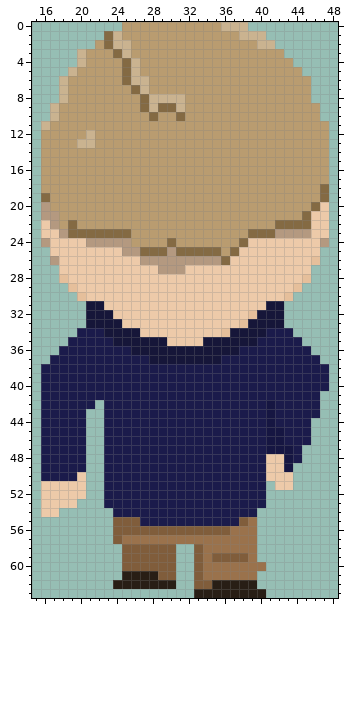
A pixel-art sprite gets an edit: images/maxWalkingForward2.png. Above: the version before the commit.
The file is 64x64 pixels. Shown: x 15..48, y 0..63.
And afterwards:
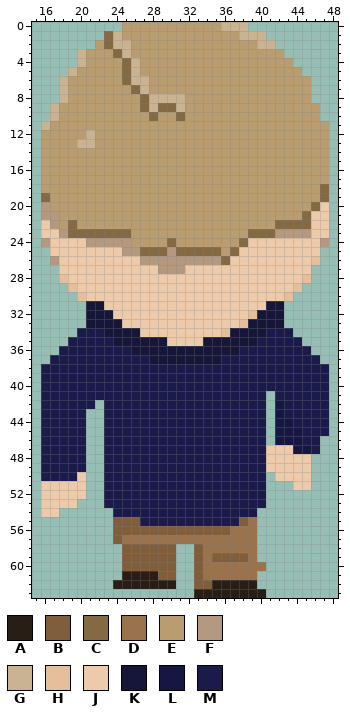
Palette (. is transparent): A #281e15  B #805d3b  C #846a43  D #9a724c  E #b99c70  F #b49980  G #cab390  H #e5bf9b  J #edcaa9  K #161639  L #161642  M #1b1b4b
The author wrote: added right-facing sprite for Max
What changed:
y 41: x 41 M -> .; x 47 . -> M
y 42..43: x 41..42 LM -> .L; x 47 . -> M
y 44: x 41..43 LMM -> .LL; x 46..47 .. -> MM
y 45: x 41 L -> .; x 43..44 MM -> LL; x 46..47 .. -> MM
y 46: x 41 L -> .; x 43..44 MM -> LL; x 46 . -> M
y 47: x 41..46 LLLM.. -> JJJLLM
y 48: x 43..45 LM. -> JJJ
y 49: x 43..45 L.. -> JJJ
y 50: x 41 J -> .; x 44..45 .. -> JJ
y 51: x 42..45 JJ.. -> ..JJ
Changed places in both pictures, as pixel boxes (x1, y1, x2, y2):
changed: (266, 391, 329, 490)
